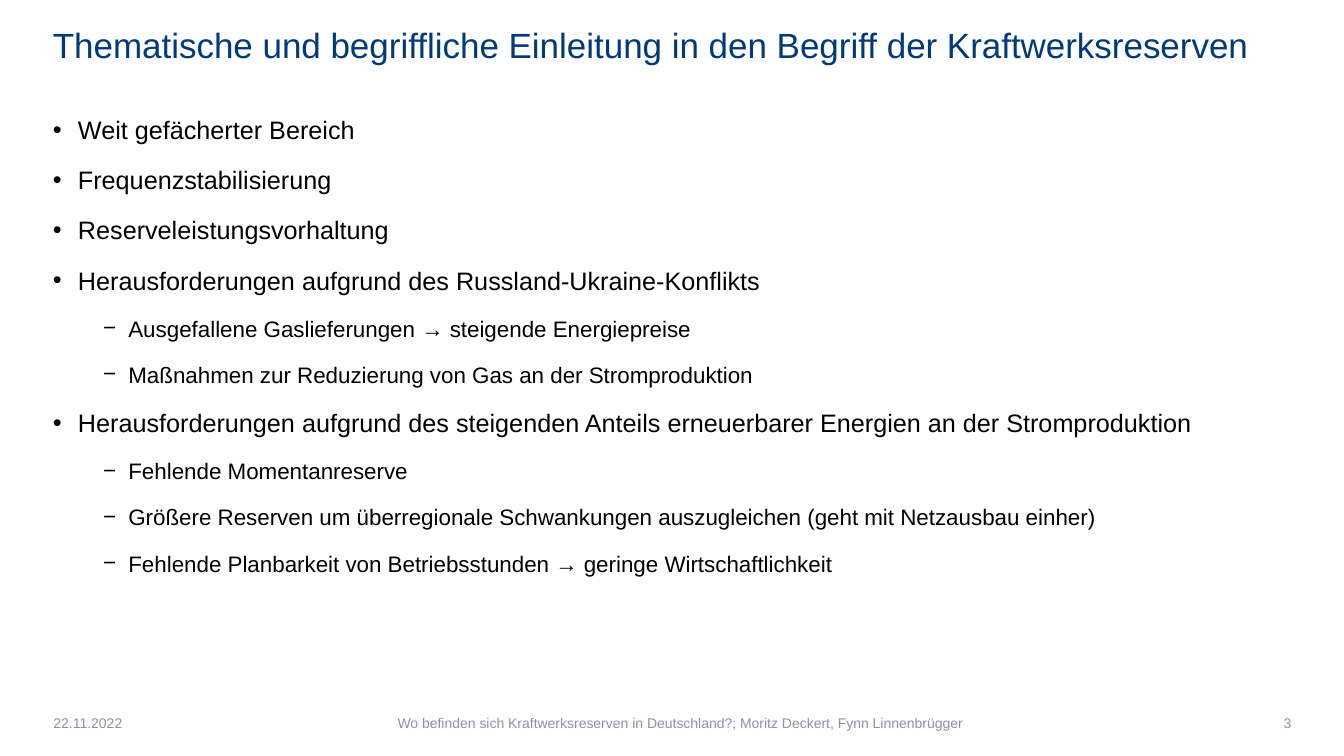
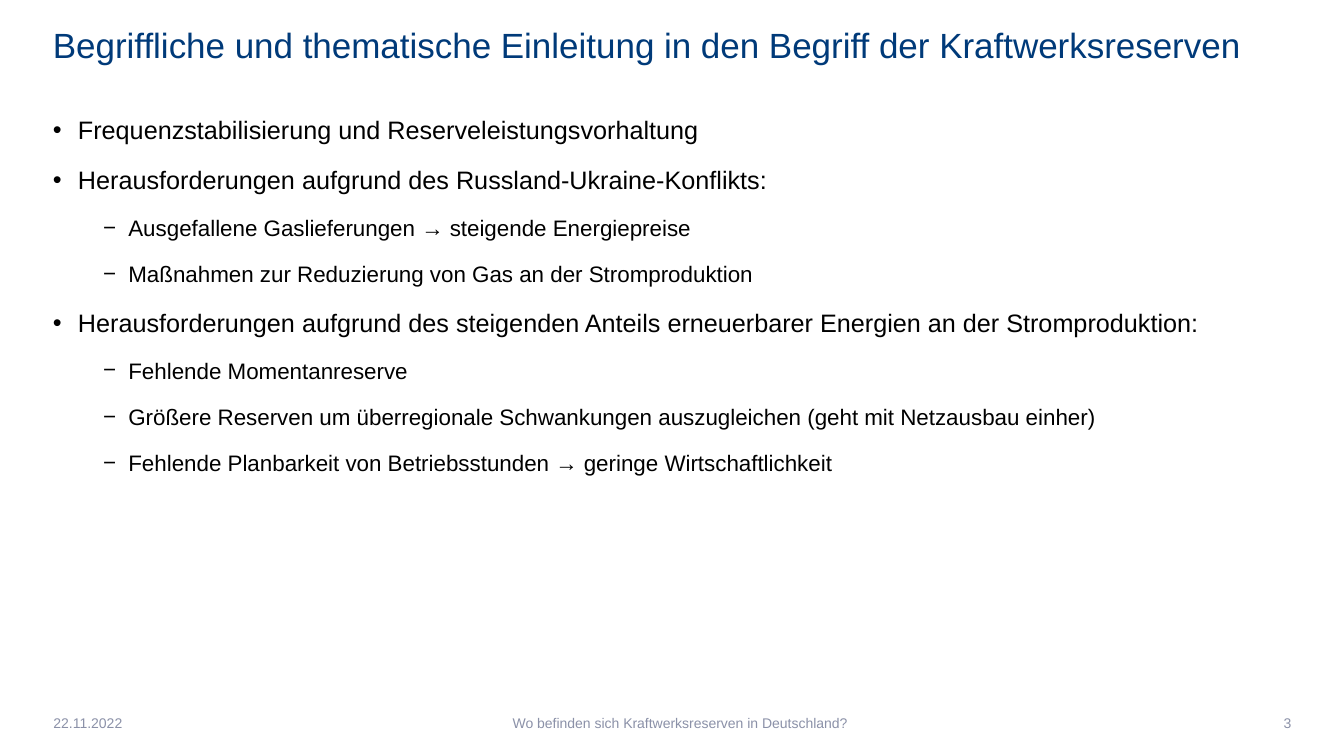
Before and after one commit to Febbyyyy/Regenerative-Energietechnik-Projekt, a slide deck: slide 3 of Präsentation - Wo befinden sich Kraftwerksreserven in Deutschland.pptx. Drawn at 1344x756 pixels with LibreOffice and Linux fonts; fonts in the diff are those of the drawing. Boxes give left, top, right and bottom in pixels: in the first picture for what was removed or moved away, otherwise in the second. Text is boxed around its words. In the diff, an @@ line names an element or a change of style, - is before the commit and + after.

```diff
--- a/Präsentation - Wo befinden sich Kraftwerksreserven in Deutschland.pptx
+++ b/Präsentation - Wo befinden sich Kraftwerksreserven in Deutschland.pptx
@@ title at box(53, 32, 1240, 65): text changed @@
-Thematische und begriffliche Einleitung in den Begriff der Kraftwerksreserven
+Begriffliche und thematische Einleitung in den Begriff der Kraftwerksreserven
@@ text at box(78, 120, 767, 195): text changed @@
-• Weit gefächerter Bereich
-• Frequenzstabilisierung
-• Reserveleistungsvorhaltung
-• Herausforderungen aufgrund des Russland-Ukraine-Konflikts
+• Frequenzstabilisierung und Reserveleistungsvorhaltung
+• Herausforderungen aufgrund des Russland-Ukraine-Konflikts:
@@ text at box(78, 313, 1198, 338): text changed @@
-• Herausforderungen aufgrund des steigenden Anteils erneuerbarer Energien an der Stromproduktion
+• Herausforderungen aufgrund des steigenden Anteils erneuerbarer Energien an der Stromproduktion:
@@ text at box(513, 718, 847, 728): text changed @@
-Wo befinden sich Kraftwerksreserven in Deutschland?; Moritz Deckert, Fynn Linnenbrügger
+Wo befinden sich Kraftwerksreserven in Deutschland?
```
Also in this commit, not shown: 9 other slides changed, 1 slide added, 1 slide removed, 2 other files.
